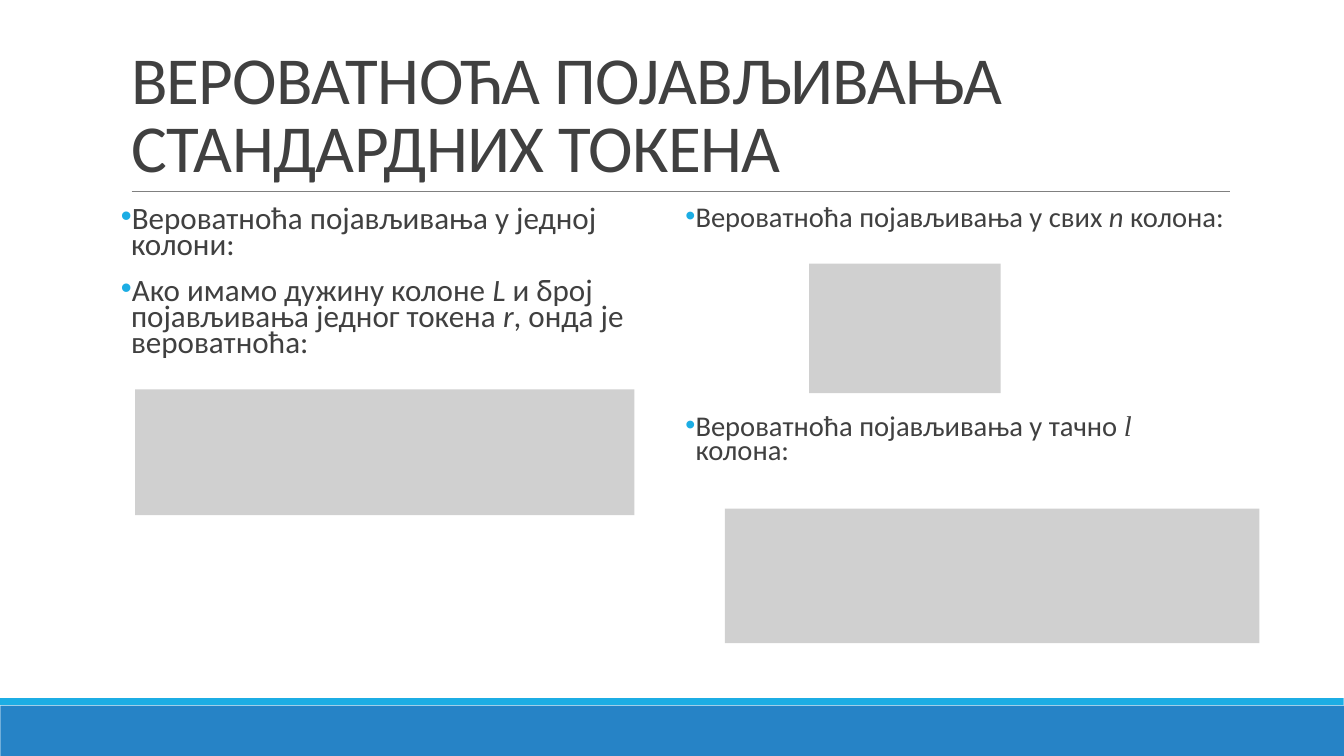
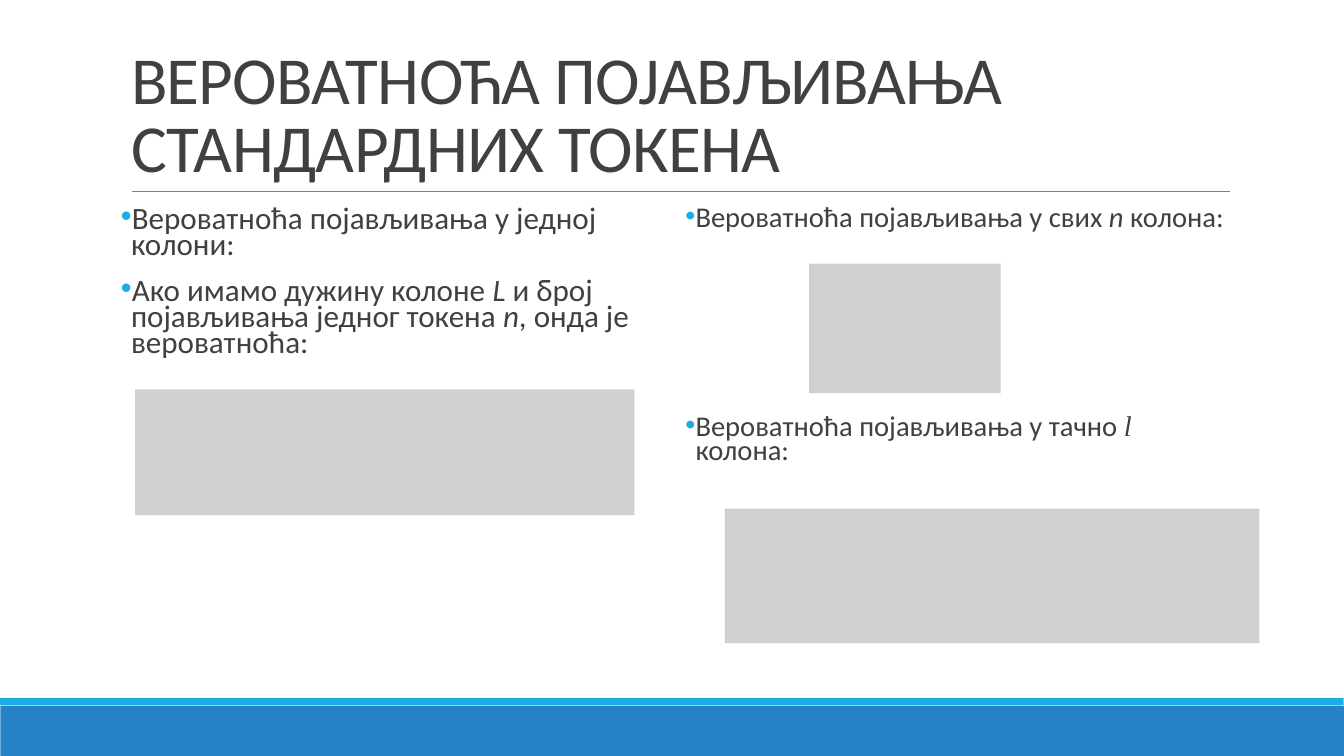
Before and after one commit to bxgda/diplomski-rad, a slide deck: slide 17 of PREZENTACIJA_JB.pptx. Drawn at 1344x756 pixels with LibreOffice and Linux fonts; fonts in the diff are those of the drawing; grey boxes stand for pictures. Boxes give left, top, right and bottom in pixels: in the first picture for what was removed or moved away, otherwise in the second. Text is boxed around its words. In the diff, an @@ line names an element or a change of style, - is before the commit and + after.

```diff
--- a/PREZENTACIJA_JB.pptx
+++ b/PREZENTACIJA_JB.pptx
@@ text at (x1=131, y1=279, x2=629, y2=358): text changed @@
-• Ако имамо дужину колоне L и број појављивања једног токена r, онда је вероватноћа:
+• Ако имамо дужину колоне L и број појављивања једног токена n, онда је вероватноћа:
```
Also in this commit, not shown: 9 other slides changed, 1 slide removed.
